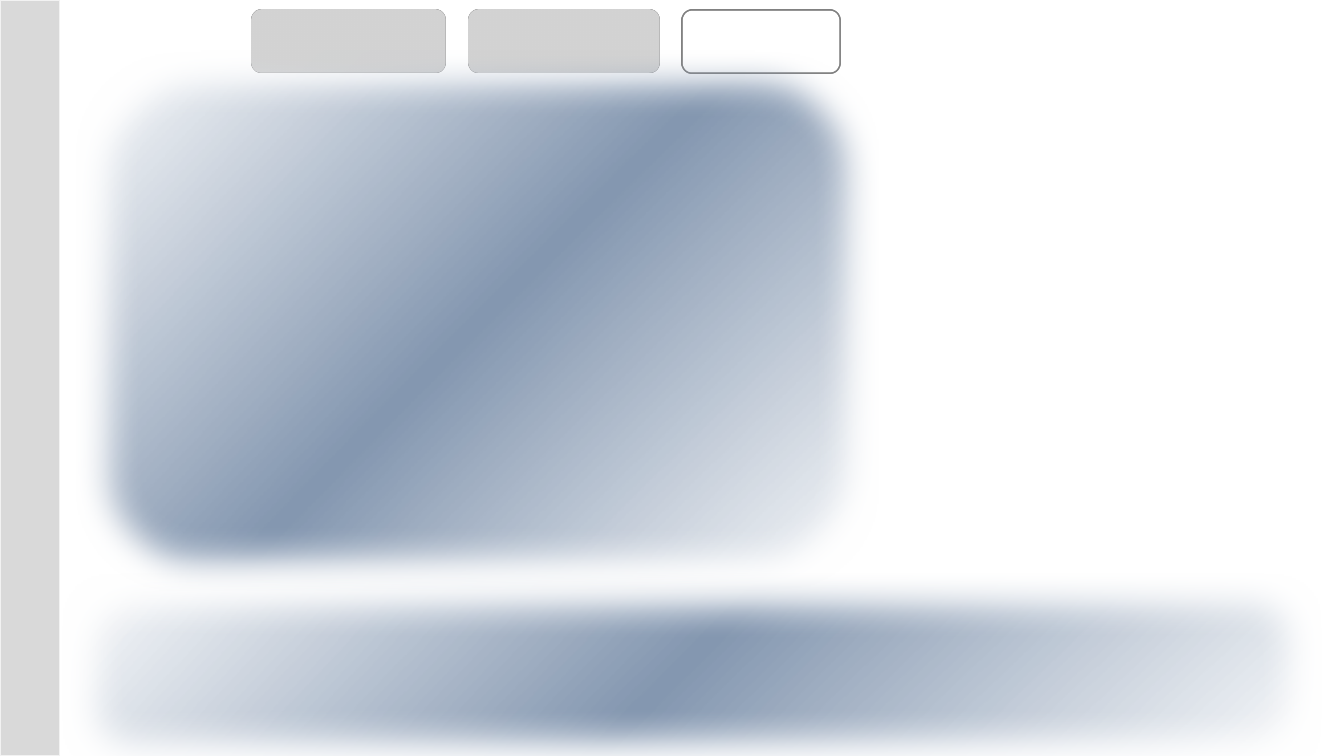
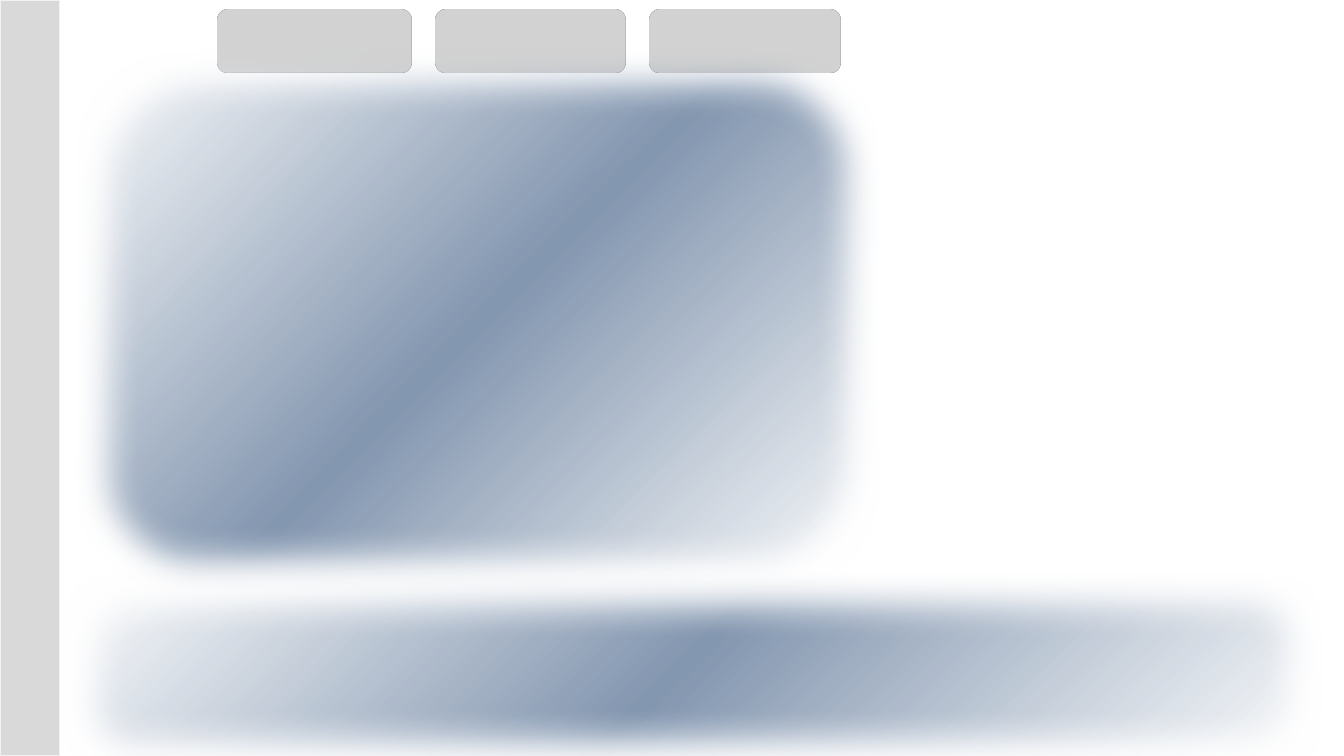
Before and after one commit to TiagoSolon/Telemetry_for_Accident_Prevenction, a slide deck: slide 1 of Dashboard/Driver background.pptx. Drawn at 1344x756 pixels with LibreOffice and Linux fonts; fonts in the diff are those of the drawing; grey boxes stand for pictures. Boxes give left, top, right and bottom in pixels: in the first picture for what was removed or moved away, otherwise in the second. Text is boxed around its words. In the diff, an @@ line names an element or a change of style, - is before the commit and + after.

```diff
--- a/Dashboard/Driver background.pptx
+++ b/Dashboard/Driver background.pptx
@@ picture: place and size @@
-picture at [252, 10, 447, 73]
+picture at [218, 10, 412, 73]
@@ picture: place and size @@
-picture at [468, 10, 659, 73]
+picture at [435, 10, 626, 73]
@@ picture added at [649, 10, 841, 73] @@
@@ rounded rectangle removed at [682, 10, 840, 73] @@
```
Also in this commit, not shown: 10 other files.
